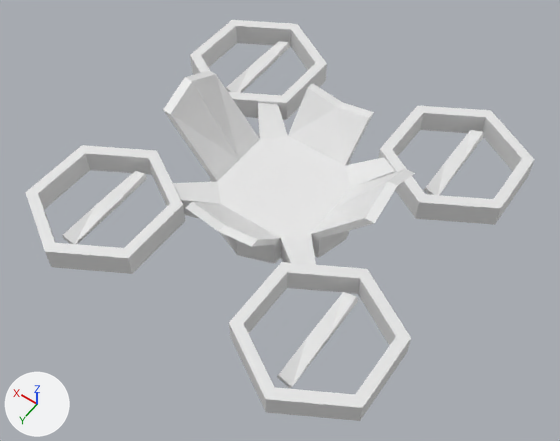
Renders of the Blender file assets/drone.blend from each side of a commit.
The view is the same before and after, from a 50 mm camera at (-5.14, 7.32, 10.68) aimed at (-0.3, 0.55, 0.03). Lighting does not change. The marker at lower left points along +X, +Y and +Z.

Names of what the first picture shows: 'Drone', 'prop.BL', 'prop.BR', 'prop.FL', 'prop.FR'.
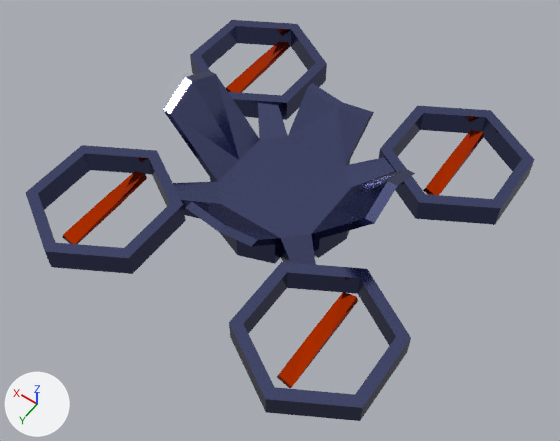
Where the change shows, as pixel boxes [x1, y1, x2, y2] in the pictures (560 x 441 px):
'Drone', recoloured (white to blue)
    both: [25, 20, 535, 421]
'prop.BR', recoloured
    both: [277, 292, 358, 388]
'prop.BL', recoloured
    both: [62, 171, 147, 244]
'prop.FR', recoloured
    both: [423, 130, 484, 195]
'prop.FL', recoloured
    both: [226, 41, 290, 93]

Edits to the bpy script that builds the scene:
```text
Add mat_propeller:
    mat_propeller = principled_material('propeller')
    mat_propeller.base_color = (0.8, 0.0529, 0.0)  # orange #e74100
    mat_propeller.metallic = 1.0
    mat_propeller.roughness = 0.11
Add mat_drone:
    mat_drone = principled_material('drone')
    mat_drone.base_color = (0.108, 0.124, 0.274)  # blue #5c638f
    mat_drone.metallic = 1.0
    mat_drone.roughness = 0.176
Change me_cube_001:
    where me_cube_001.from_pydata(...)  # 74 vertices, 69 faces; spans x -0.55..3.38, y -3.56..0.73, z -0.64..1.67
    add me_cube_001.materials.append(mat_drone)  # blue #5c638f
Change me_cube_002:
    where me_cube_002.from_pydata(...)  # 16 vertices, 18 faces; spans x -0.14..0.14, y -0.91..0.91, z -0.09..0.09
    add me_cube_002.materials.append(mat_propeller)  # orange #e74100
Change me_cube_003:
    where me_cube_003.from_pydata(...)  # 16 vertices, 18 faces; spans x -0.14..0.14, y -0.91..0.91, z -0.09..0.09
    add me_cube_003.materials.append(mat_propeller)  # orange #e74100
Change me_cube_004:
    where me_cube_004.from_pydata(...)  # 16 vertices, 18 faces; spans x -0.14..0.14, y -0.91..0.91, z -0.09..0.09
    add me_cube_004.materials.append(mat_propeller)  # orange #e74100
Change me_cube_005:
    where me_cube_005.from_pydata(...)  # 16 vertices, 18 faces; spans x -0.14..0.14, y -0.91..0.91, z -0.09..0.09
    add me_cube_005.materials.append(mat_propeller)  # orange #e74100
```
